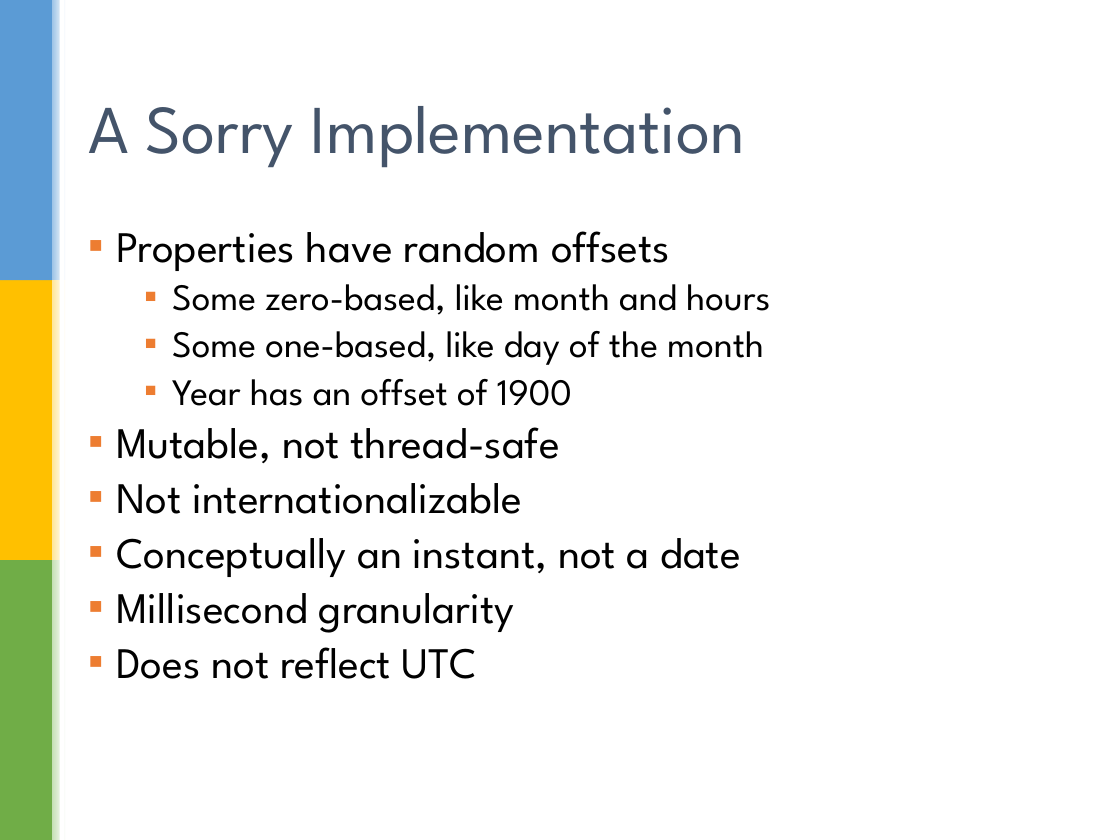
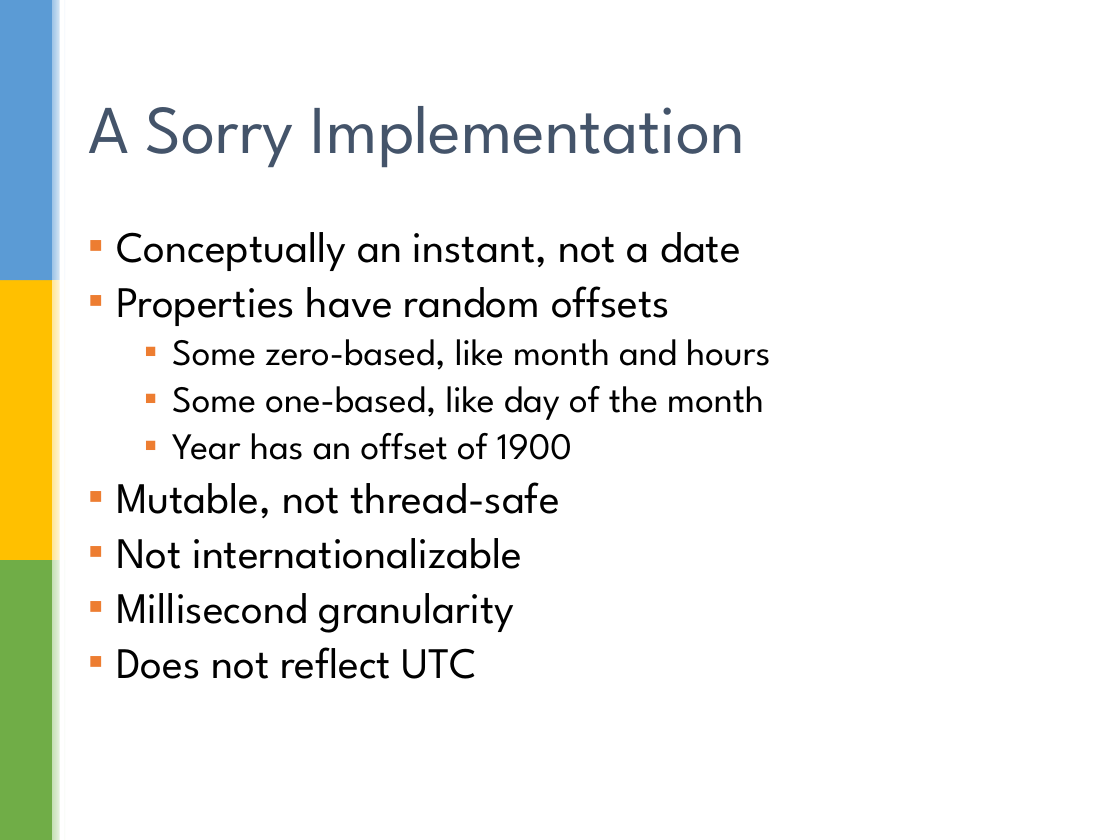
Before and after one commit to sualeh/make-a-date, a slide deck: slide 4 of Java 8 Date and Time API.pptx. Drawn at 1120x840 pixels with LibreOffice and Linux fonts; fonts in the diff are those of the drawing; background and template pictures are left out. Boxes give left, top, right and bottom in pixels: in the first picture for what was removed or moved away, otherwise in the second. Text is boxed around its words. In the diff, an @@ line names an element or a change of style, - is before the commit and + after.

```diff
--- a/Java 8 Date and Time API.pptx
+++ b/Java 8 Date and Time API.pptx
@@ text at (116, 232, 740, 271): paragraph added @@
+▪ Conceptually an instant, not a date
@@ text at (116, 538, 740, 577): paragraph removed @@
-▪ Conceptually an instant, not a date
```
Also in this commit, not shown: 17 other slides changed, 1 slide removed.
